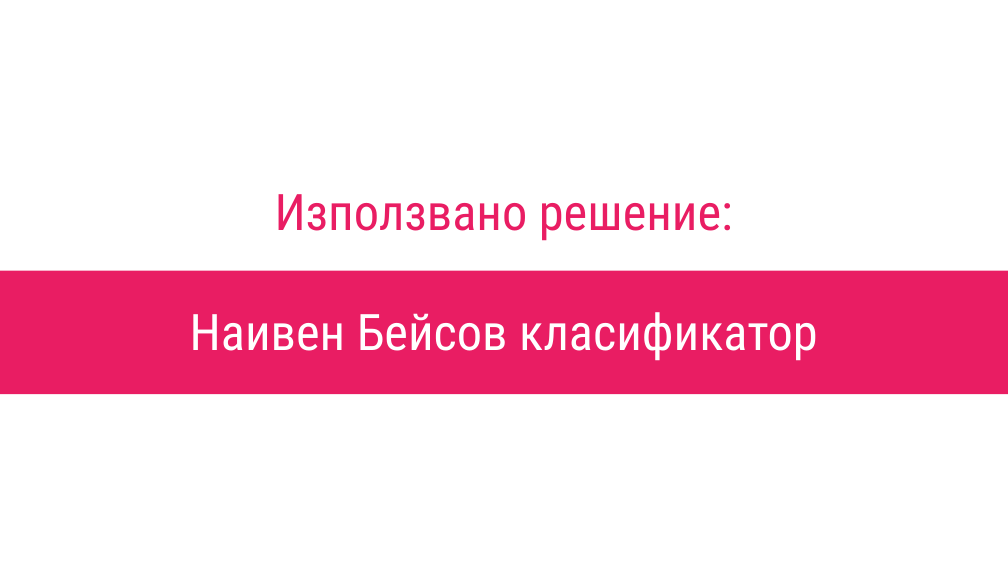
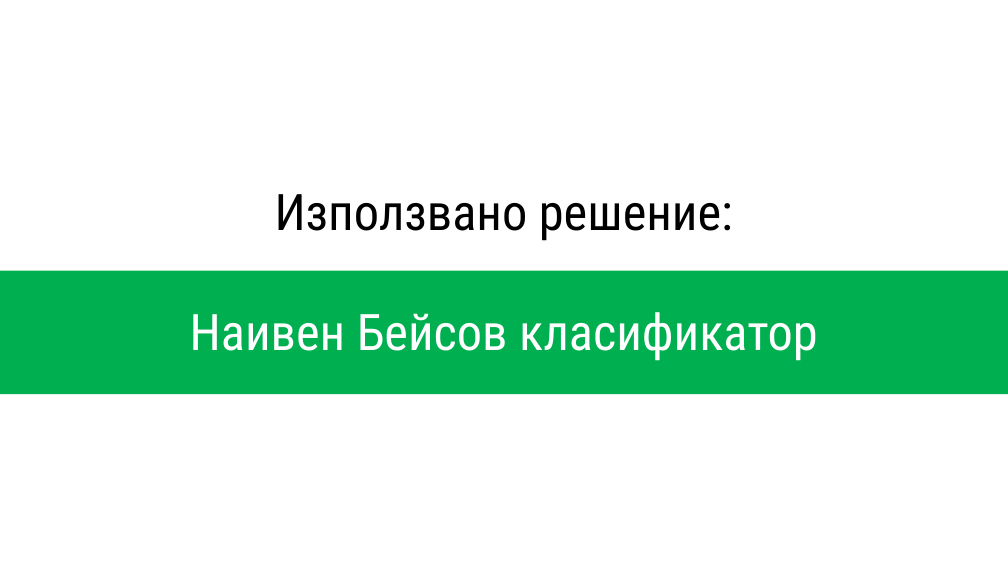
Before and after one commit to skeleta/BGMamaProject, a slide deck: slide 3 of documentation/БГ мама наръчник - НЛП.pptx. Drawn at 1008x567 pixels with LibreOffice and Linux fonts; fonts in the diff are those of the drawing. Boxes give left, top, right and bottom in pixels: in the first picture for what was removed or moved away, otherwise in the second. Text is boxed around its words. In the diff, an @@ line names an element or a change of style, - is before the commit and + after.

```diff
--- a/documentation/БГ мама наръчник - НЛП.pptx
+++ b/documentation/БГ мама наръчник - НЛП.pptx
@@ rectangle "Използвано решение:" at [0, 150, 1008, 271]: text colour #E91D63 to #000000 @@
@@ rectangle at [0, 172, 1008, 394]: fill #E91D63 to #00B050 @@
```
Also in this commit, not shown: 7 other slides changed.
